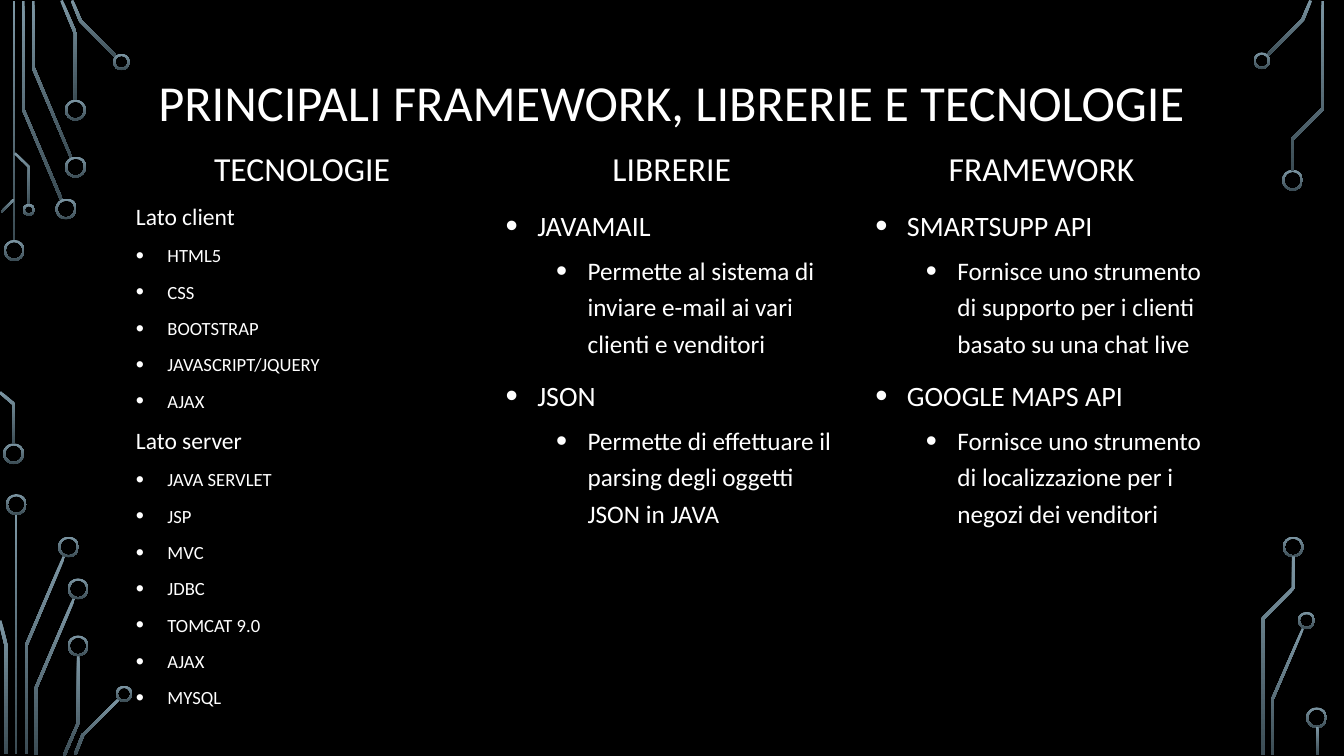
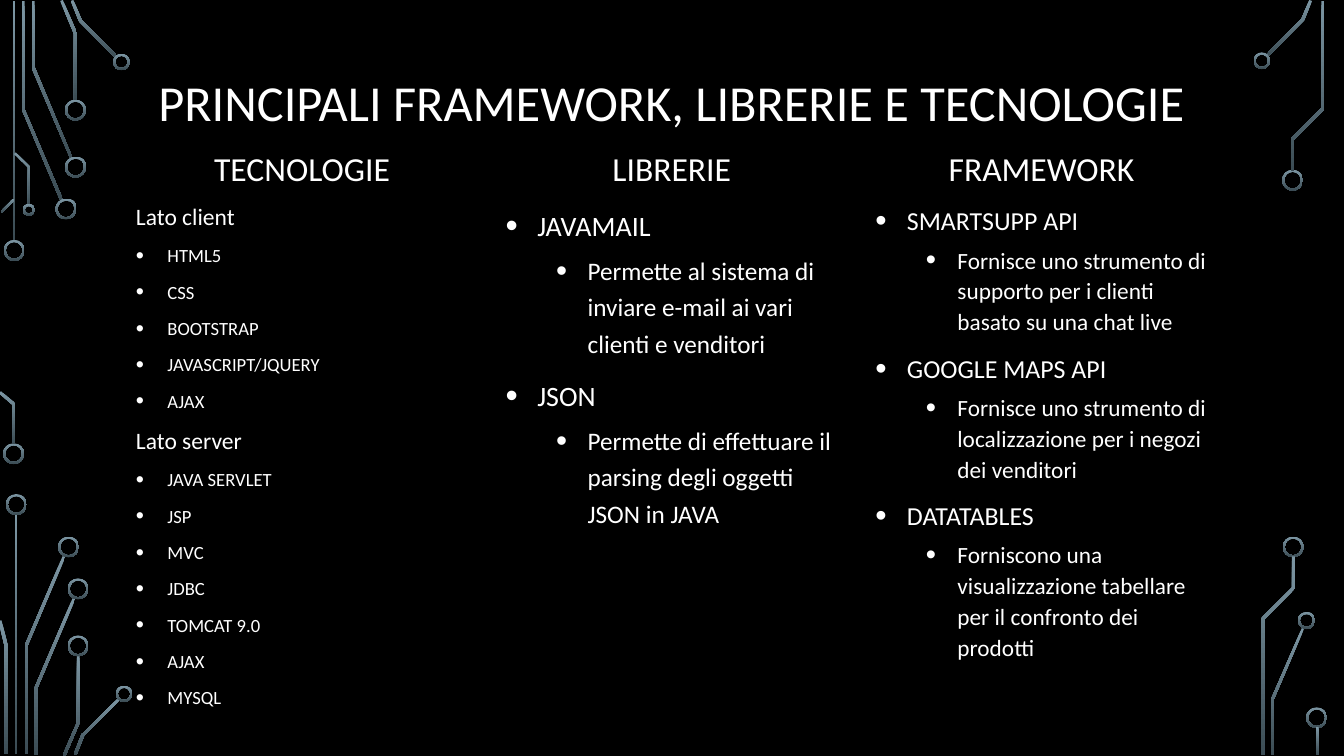
Before and after one commit to francmarrara/T-arredu, a slide deck: slide 9 of presentation/Presentazione T'arredu webApp.pptx. Drawn at 1344x756 pixels with LibreOffice and Linux fonts; fonts in the diff are those of the drawing; background and template pictures are left out. Boxes give left, top, right and bottom in pixels: in the first picture for what was removed or moved away, otherwise in the second. Text is boxed around its words. In the diff, an @@ line names an element or a change of style, - is before the commit and + after.

```diff
--- a/presentation/Presentazione T'arredu webApp.pptx
+++ b/presentation/Presentazione T'arredu webApp.pptx
@@ text at box(907, 213, 1206, 478): size 20 to 18.5 pt in "SMARTSUPP API", "GOOGLE MAPS API"; size 18 to 16.6 pt in "Fornisce uno strumento di supporto per i ...", "Fornisce uno strumento di localizzazione per i ..."; line spacing 1.2 to 1.1 @@
@@ text at box(907, 508, 1186, 660): paragraphs added @@
+• DATATABLES
+  • Forniscono una visualizzazione tabellare per il confronto dei prodotti
```
Also in this commit, not shown: 6 other slides changed.
